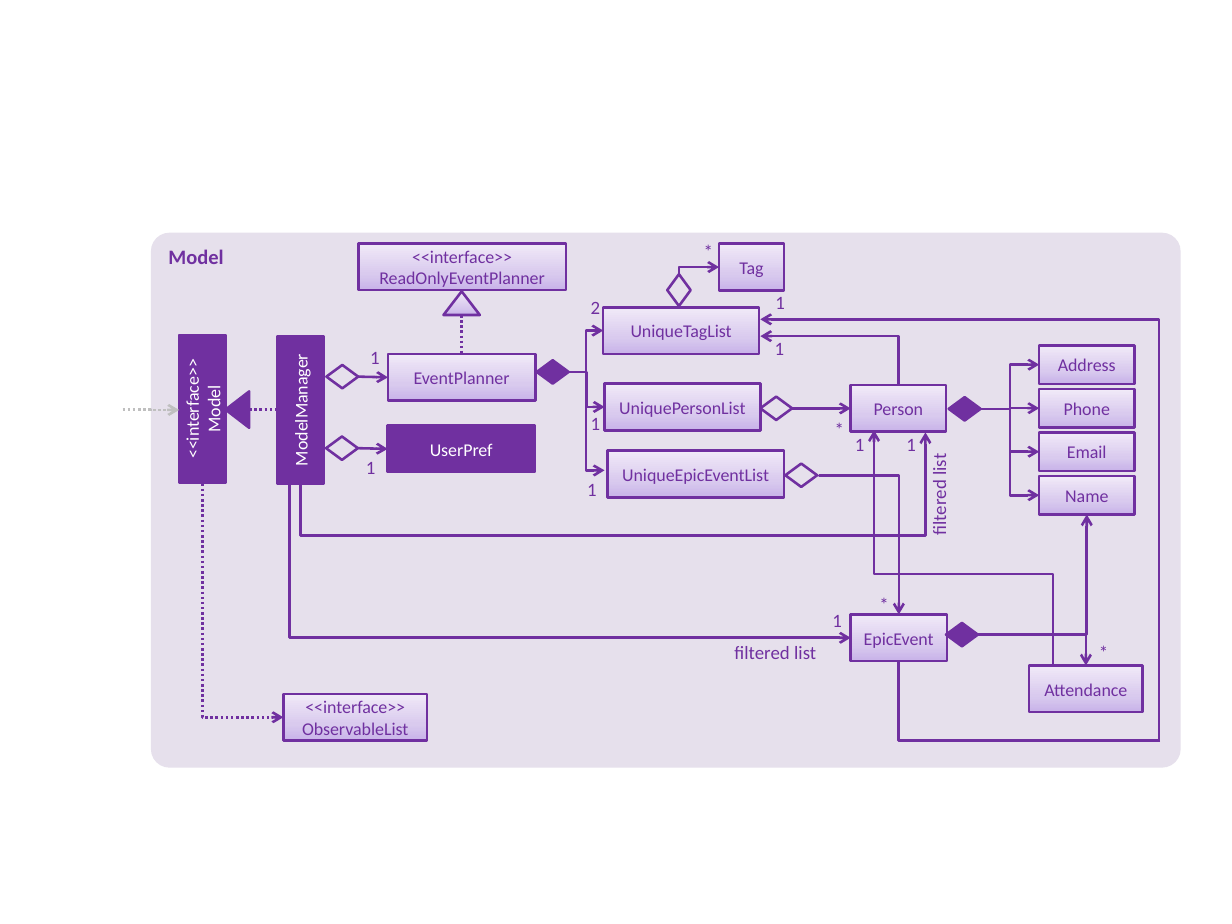
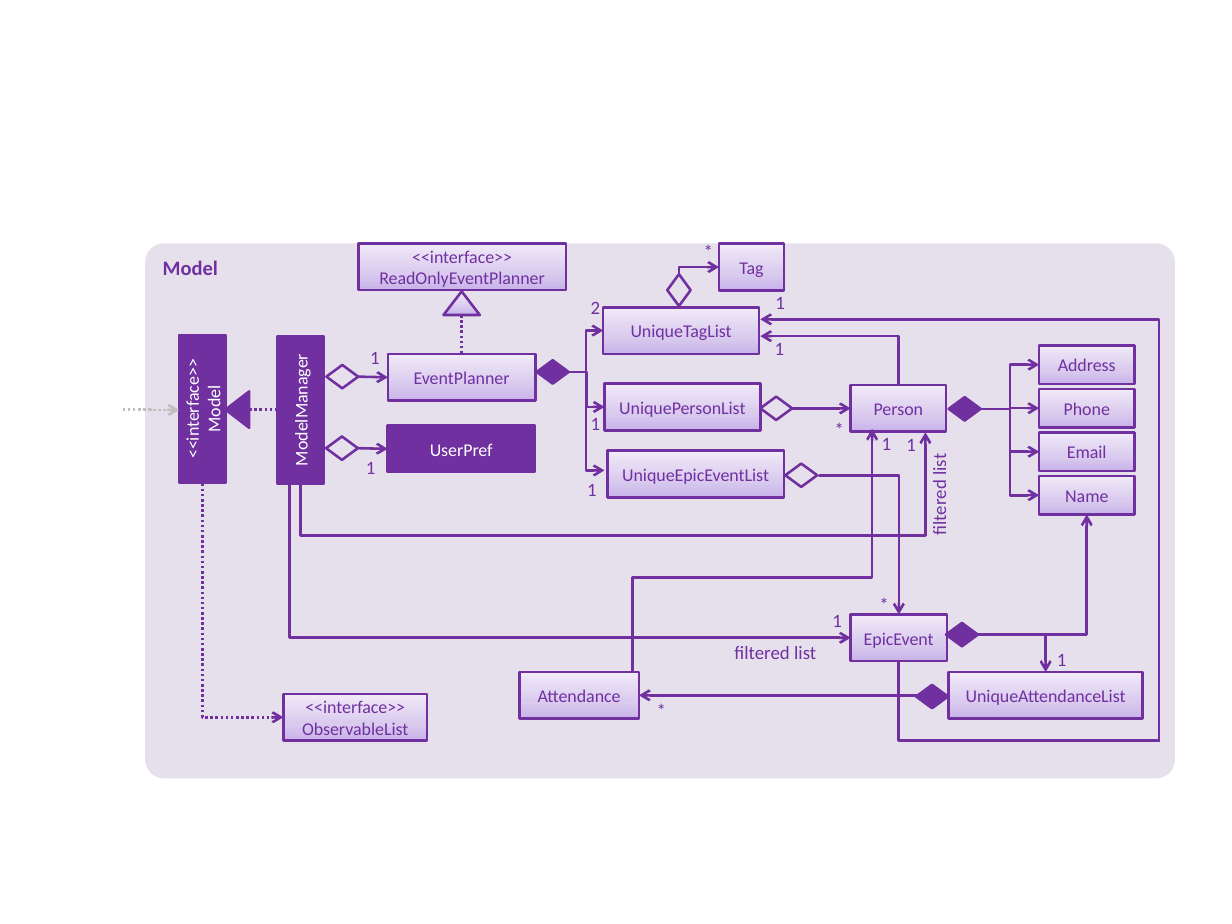
Before and after one commit to raynoldng/addressbook-level4, a slide deck: slide 1 of docs/diagrams/ModelComponentClassDiagram.pptx. Drawn at 1232x924 pixels with LibreOffice and Linux fonts; fonts in the diff are those of the drawing. Boxes give left, top, right and bottom in pixels: in the first picture for what was removed or moved away, otherwise in the second. Text is boxed around its words. In the diff, an @@ line names an element or a change of style, - is before the commit and + after.

```diff
--- a/docs/diagrams/ModelComponentClassDiagram.pptx
+++ b/docs/diagrams/ModelComponentClassDiagram.pptx
@@ rounded rectangle "Model": place and size @@
-rounded rectangle "Model" at (150, 233, 1180, 768)
+rounded rectangle "Model" at (145, 244, 1175, 779)
@@ elbow arrow moved from (1053, 665) - (873, 430) to (633, 671) - (872, 429) @@
@@ text "1": place and size @@
-text "1" at (855, 439, 865, 451)
+text "1" at (882, 438, 892, 450)
@@ elbow arrow moved from (978, 634) - (1085, 665) to (978, 634) - (1046, 671) @@
@@ text added at (1057, 654, 1067, 666), 11 pt, text #7030A0 @@
+1
@@ rectangle "Attendance": place and size @@
-rectangle "Attendance" at (1029, 665, 1142, 712)
+rectangle "Attendance" at (520, 671, 639, 718)
@@ diamond added at (917, 685, 949, 708), fill #7030A0, outline #7030A0 1.5 pt @@
@@ rectangle added at (949, 671, 1143, 718), fill gradient #C9B5E8 to #D8CBEE to #F0EAF9, outline #7030A0 1.5 pt, 10.5 pt, text #7030A0 @@
+UniqueAttendanceList
@@ text "*": place and size @@
-text "*" at (1090, 641, 1116, 665)
+text "*" at (547, 695, 573, 719)
@@ elbow arrow added from (917, 696) to (639, 695), #7030A0 1.5 pt @@
@@ text added at (649, 699, 675, 723), 11 pt, text #7030A0 @@
+*
```
Also in this commit, not shown: 1 other file.
